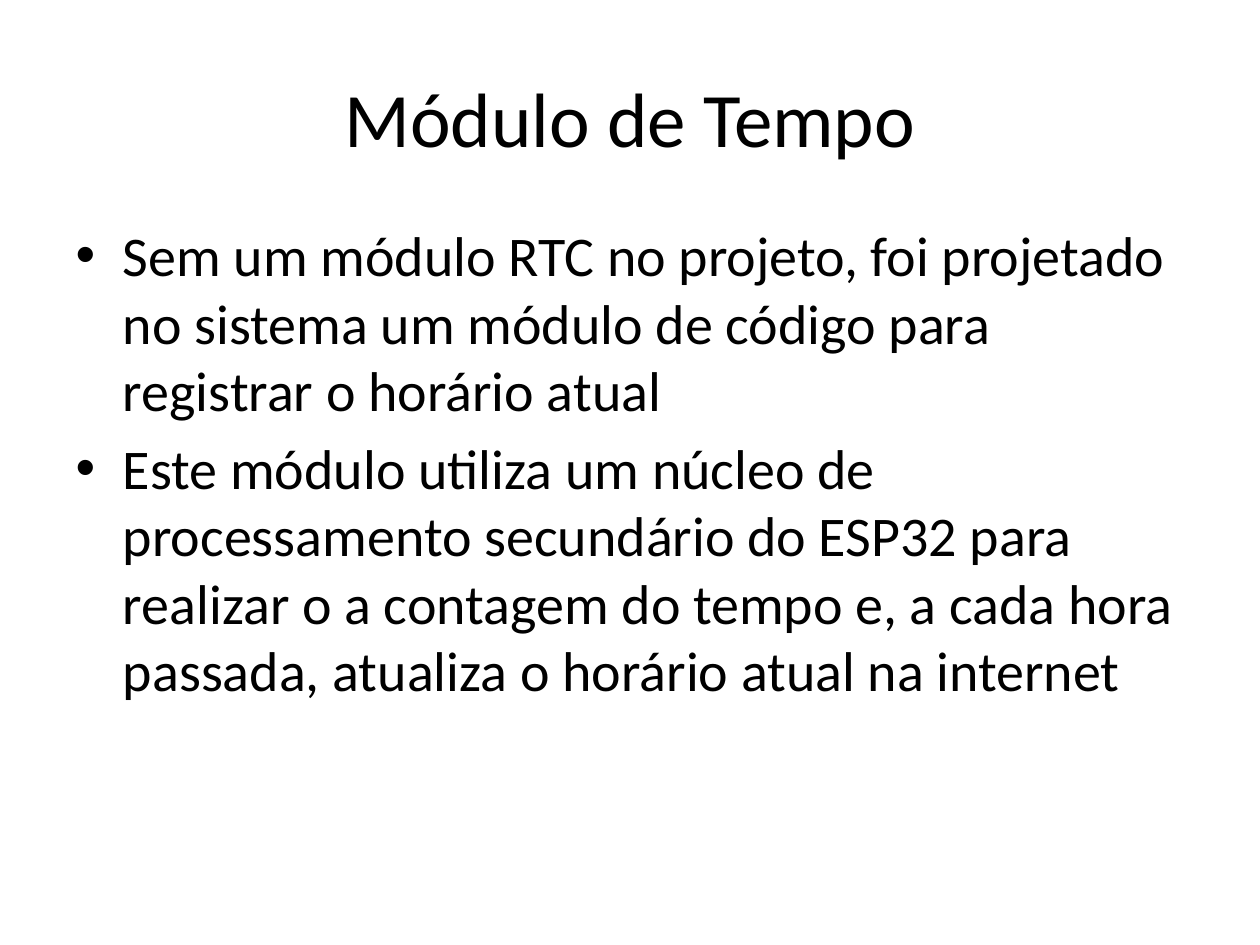
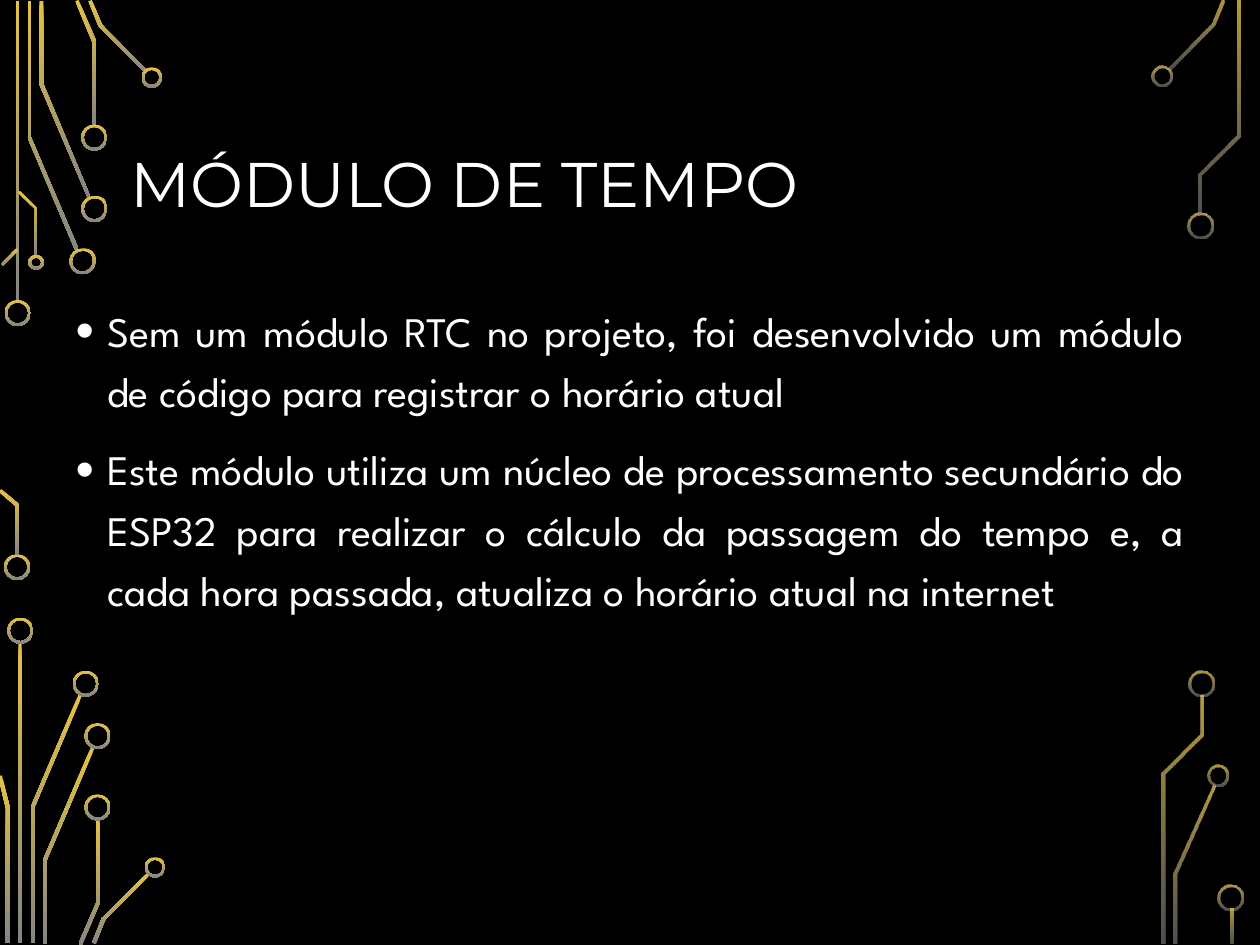
Before and after one commit to AntonioZanini/TCC-ETEC-ELO20-02, a slide deck: slide 18 of TCC.pptx. Drawn at 1260x945 pixels with LibreOffice and Linux fonts; fonts in the diff are those of the drawing; background and template pictures are left out. Boxes give left, top, right and bottom in pixels: in the first picture for what was removed or moved away, otherwise in the second. Text is boxed around its words. In the diff, an @@ line names an element or a change of style, - is before the commit and + after.

```diff
--- a/TCC.pptx
+++ b/TCC.pptx
@@ background #FFFFFF to picture (left out) @@
@@ title at box(131, 151, 799, 208): text changed; size 44 to 36 pt; font Calibri to Montserrat; text colour #000000 to #FFFFFF @@
-Módulo de Tempo
+MÓDULO DE TEMPO
@@ text at box(107, 317, 1184, 615): text changed; size 32 to 24 pt; font Calibri to League Spartan; text colour #000000 to #FFFFFF @@
-• Sem um módulo RTC no projeto, foi projetado no sistema um módulo de código para registrar o horário atual
-• Este módulo utiliza um núcleo de processamento secundário do ESP32 para realizar o a contagem do tempo e, a cada hora passada, atualiza o horário atual na internet
+• Sem um módulo RTC no projeto, foi desenvolvido um módulo de código para registrar o horário atual
+• Este módulo utiliza um núcleo de processamento secundário do ESP32 para realizar o cálculo da passagem do tempo e, a cada hora passada, atualiza o horário atual na internet
@@ group added at box(0, 0, 1244, 945): 33 freeform shapes, 3 rectangles @@
```
Also in this commit, not shown: 21 other slides changed, 1 slide added, 1 slide removed.
